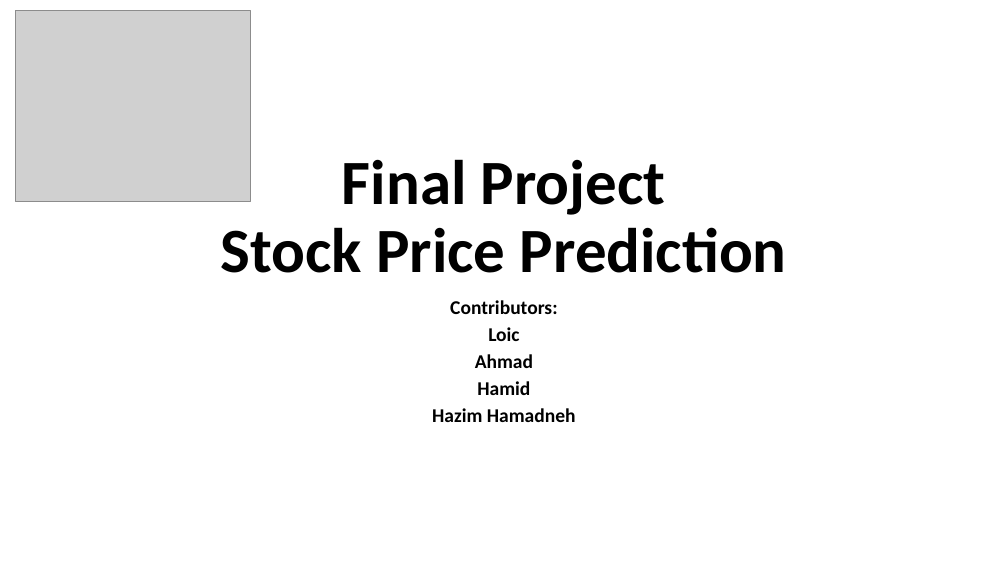
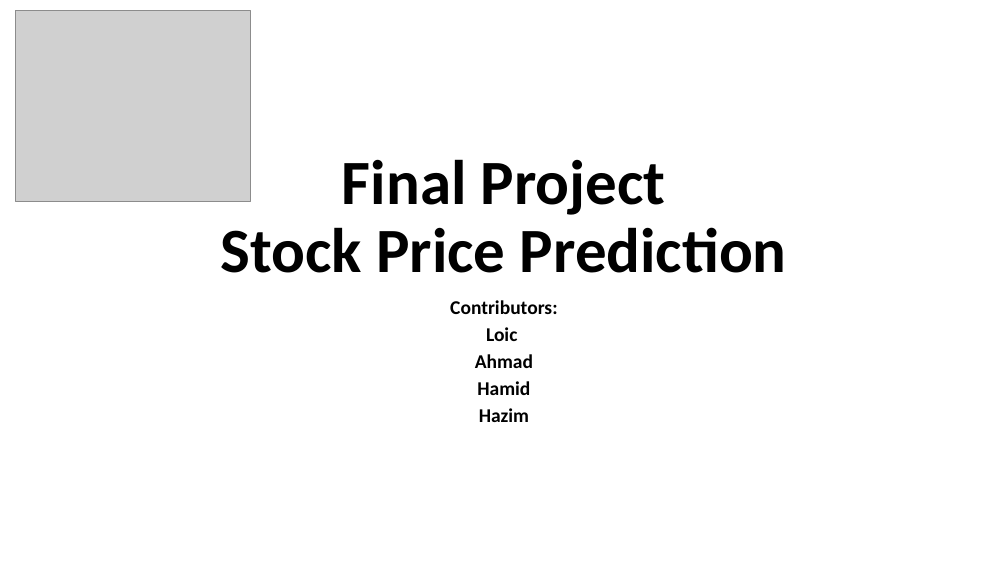
Before and after one commit to ahmadfarouk/FinalProject, a slide deck: slide 1 of Presentation.pptx. Drawn at 1008x567 pixels with LibreOffice and Linux fonts; fonts in the diff are those of the drawing; grey boxes stand for pictures. Boxes give left, top, right and bottom in pixels: in the first picture for what was removed or moved away, otherwise in the second. Text is boxed around its words. In the diff, an @@ line names an element or a change of style, - is before the commit and + after.

```diff
--- a/Presentation.pptx
+++ b/Presentation.pptx
@@ subtitle at bbox=[479, 408, 529, 422]: text changed @@
-Hazim Hamadneh
+Hazim
```
Also in this commit, not shown: 5 other slides changed.
